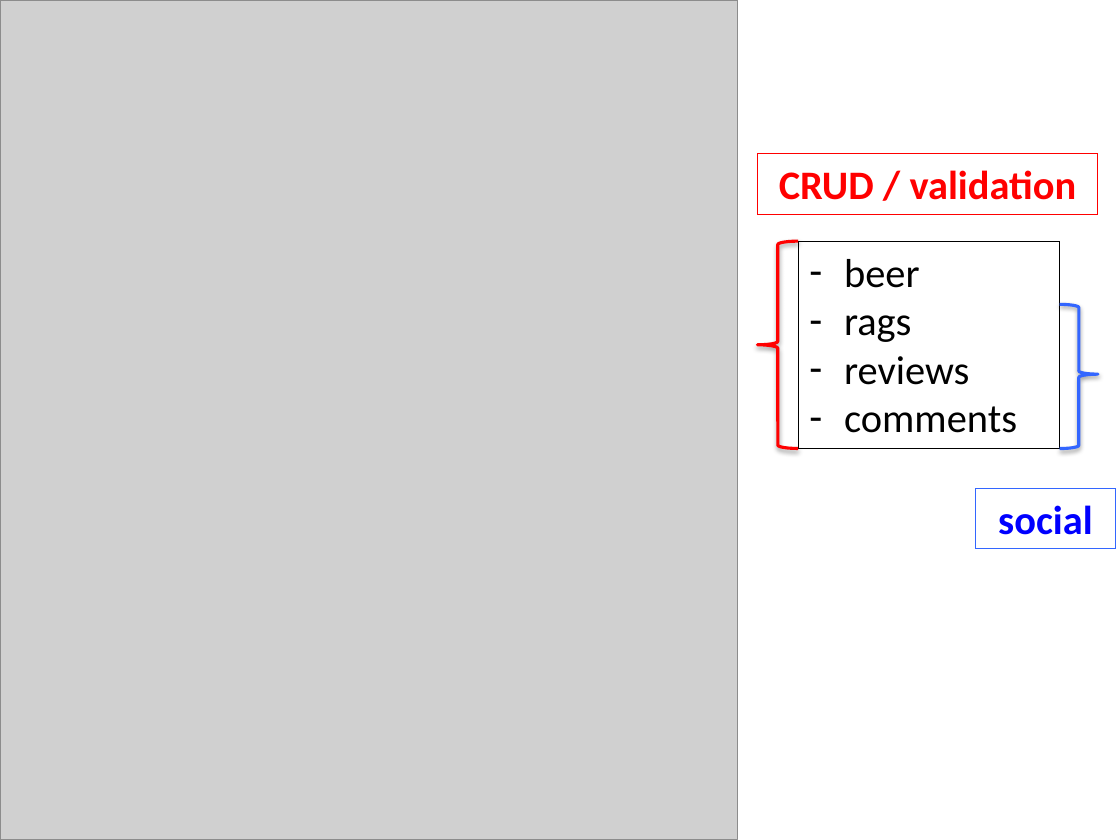
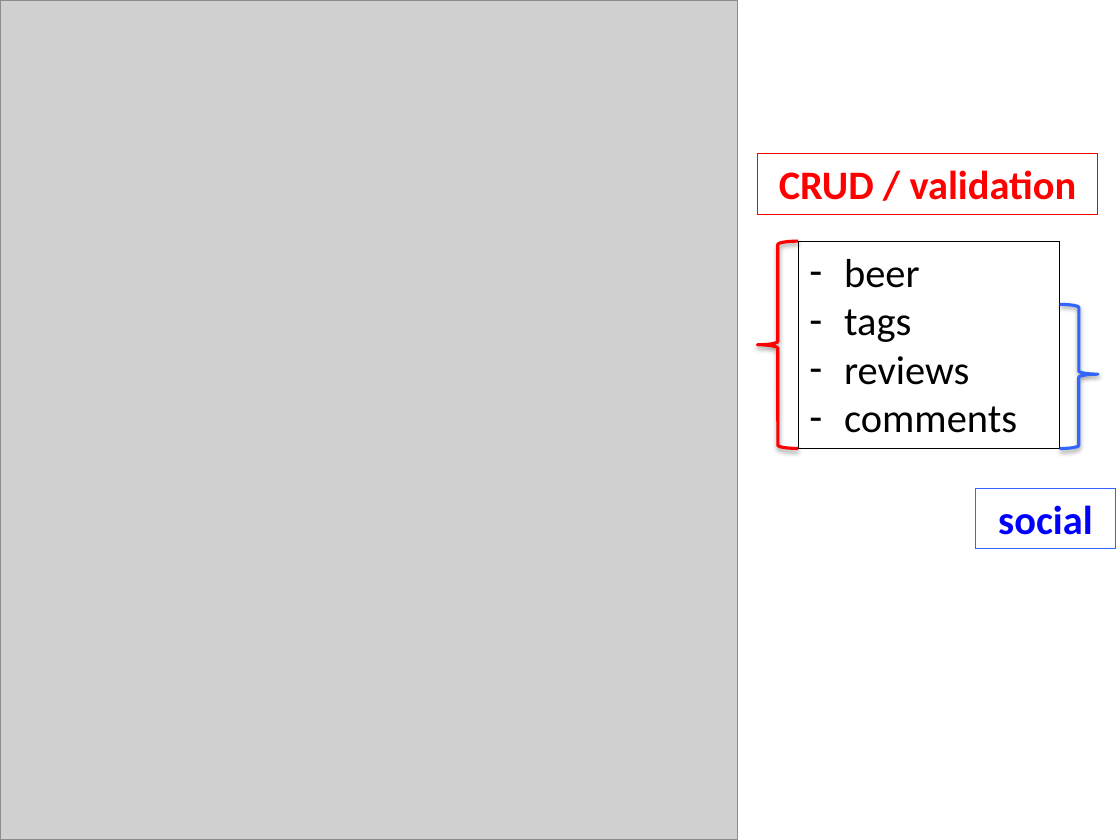
Before and after one commit to plibin-vub/WIS-project, a slide deck: slide 20 of doc/deliverables/presentation-1/WISPresentatie.pptx. Drawn at 1120x840 pixels with LibreOffice and Linux fonts; fonts in the diff are those of the drawing; grey boxes stand for pictures. Boxes give left, top, right and bottom in pixels: in the first picture for what was removed or moved away, otherwise in the second. Text is boxed around its words. In the diff, an @@ line names an element or a change of style, - is before the commit and + after.

```diff
--- a/doc/deliverables/presentation-1/WISPresentatie.pptx
+++ b/doc/deliverables/presentation-1/WISPresentatie.pptx
@@ text in rectangle at [844, 309, 911, 342]: text changed @@
-– rags
+– tags
```
Also in this commit, not shown: 2 other slides changed.
